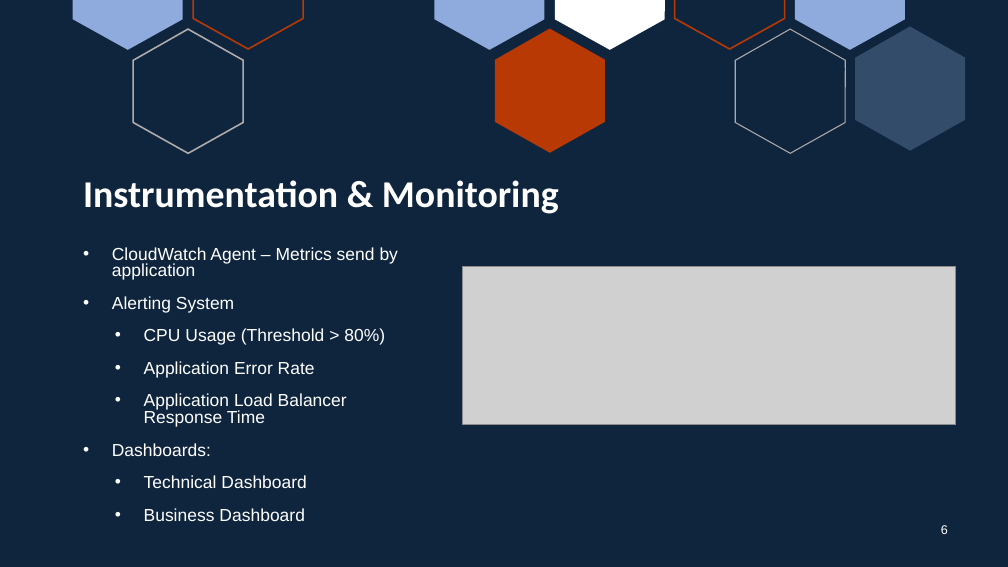
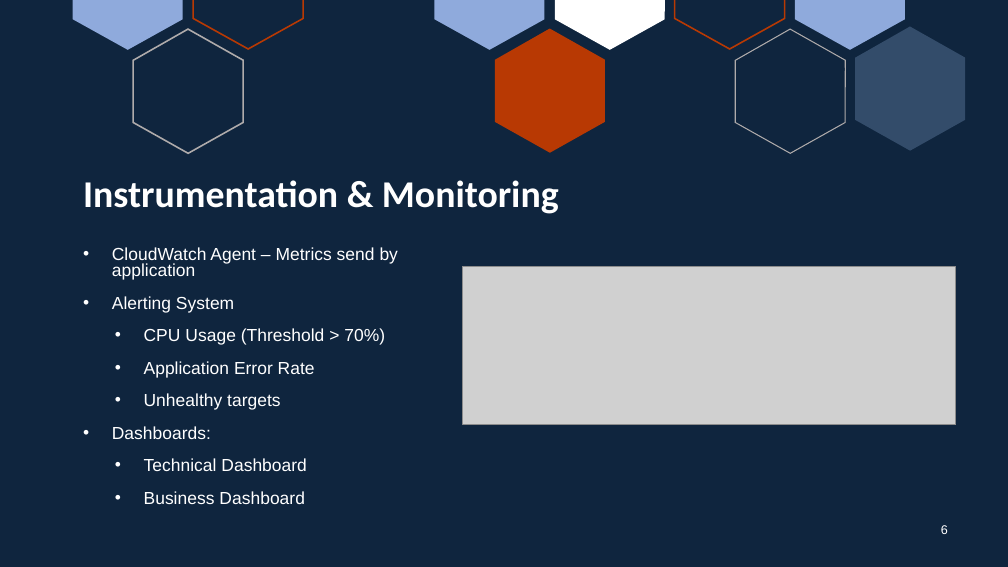
Before and after one commit to Jcaldana97/ce-capstone-project, a slide deck: slide 6 of presentation/Capstone-Project.pptx. Drawn at 1008x567 pixels with LibreOffice and Linux fonts; fonts in the diff are those of the drawing; grey boxes stand for pictures. Boxes give left, top, right and bottom in pixels: in the first picture for what was removed or moved away, otherwise in the second. Text is boxed around its words. In the diff, an @@ line names an element or a change of style, - is before the commit and + after.

```diff
--- a/presentation/Capstone-Project.pptx
+++ b/presentation/Capstone-Project.pptx
@@ text at (144,328,385,345): text changed @@
-  • CPU Usage (Threshold > 80%)
+  • CPU Usage (Threshold > 70%)
@@ text at (144,393,280,410): text changed @@
-  • Application Load Balancer Response Time
+  • Unhealthy targets
```
Also in this commit, not shown: 2 other slides changed, 3 slides added, 1 other file.
